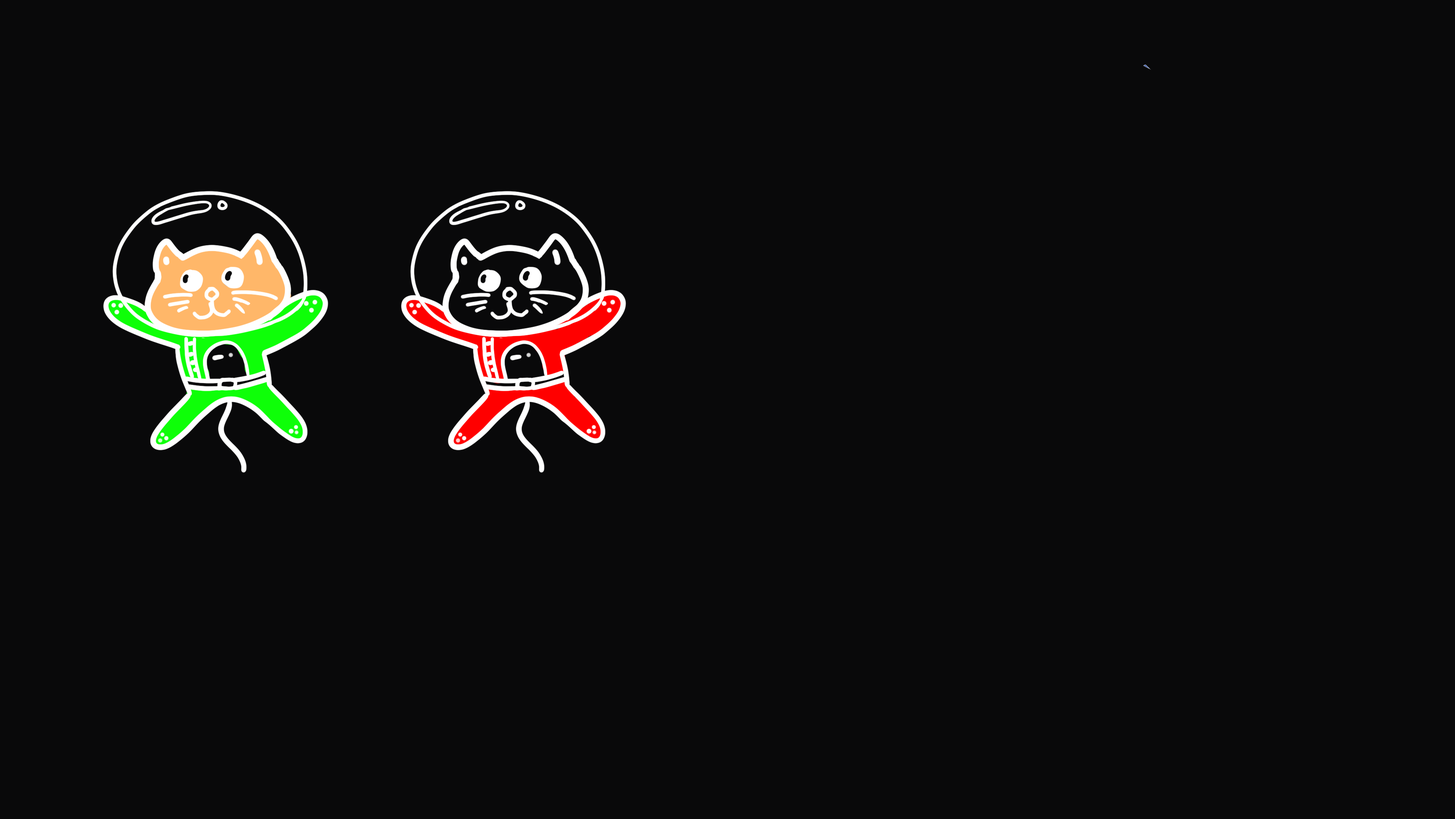
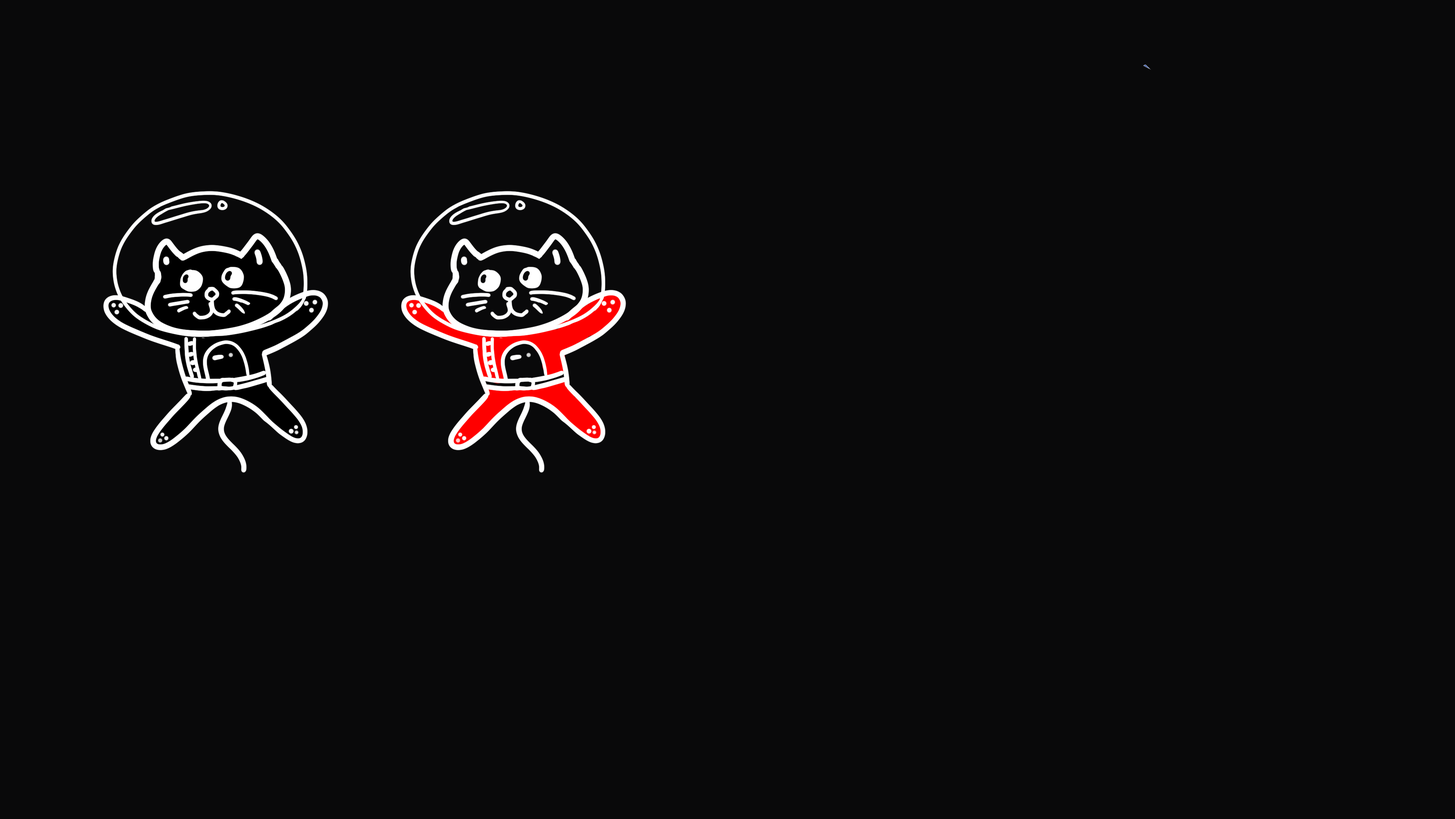
Revision of a layered 1455 x 819 image; what changed, layer by layer:
painted on "Cat1" (1st of 2, in "Spread Eagle") over [108, 239, 324, 445]
removed layer "Color" from group "Spread Eagle" over [108, 239, 324, 445]
